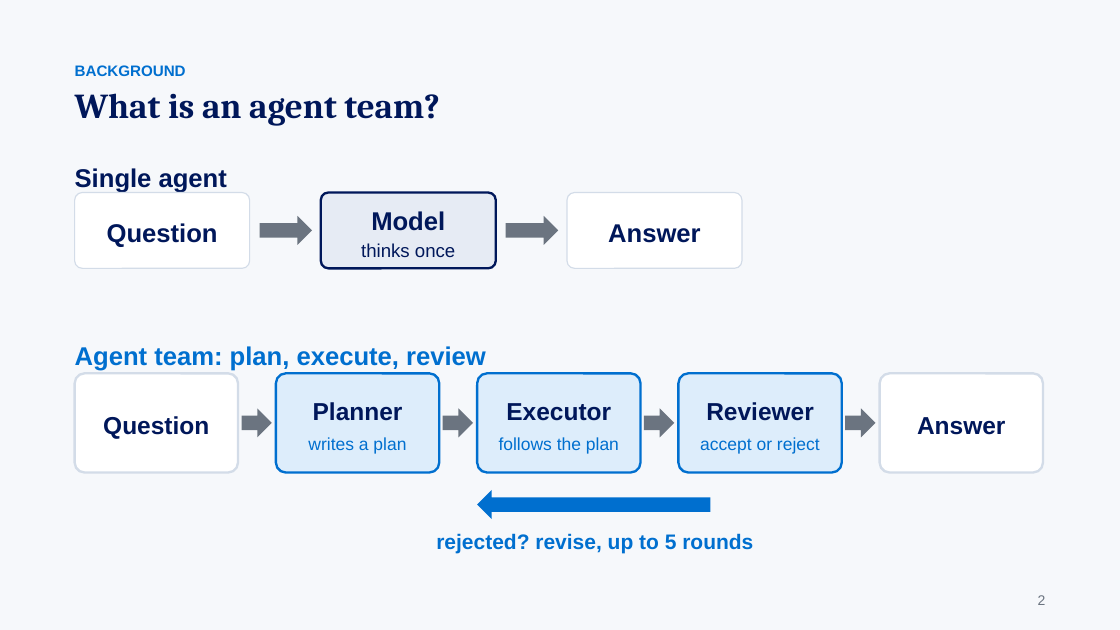
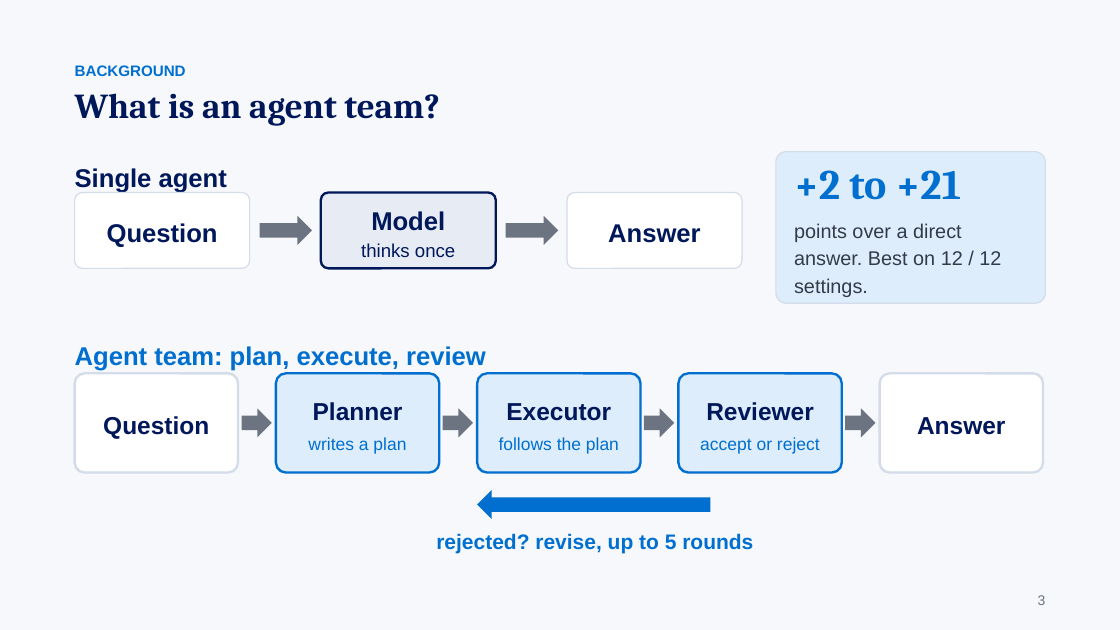
Before and after one commit to gaoj21/tokenbank, a slide deck: slide 3 of slides/CLIMB_talk.pptx (slide 2 before the commit). Drawn at 1120x630 pixels with LibreOffice and Linux fonts; fonts in the diff are those of the drawing. Boxes give left, top, right and bottom in pixels: in the first picture for what was removed or moved away, otherwise in the second. Text is boxed around its words. In the diff, an @@ line names an element or a change of style, - is before the commit and + after.

```diff
--- a/slides/CLIMB_talk.pptx
+++ b/slides/CLIMB_talk.pptx
@@ rounded rectangle added at (x1=776, y1=152, x2=1046, y2=304), fill #DDEDFB, outline #D3DCE8 1 pt, 17 pt, text #333B47 @@
++2 to +21
+points over a direct answer. Best on 12 / 12 settings.
```
Also in this commit, not shown: 18 other slides changed, 6 slides added, 1 slide removed, 3 other files.
